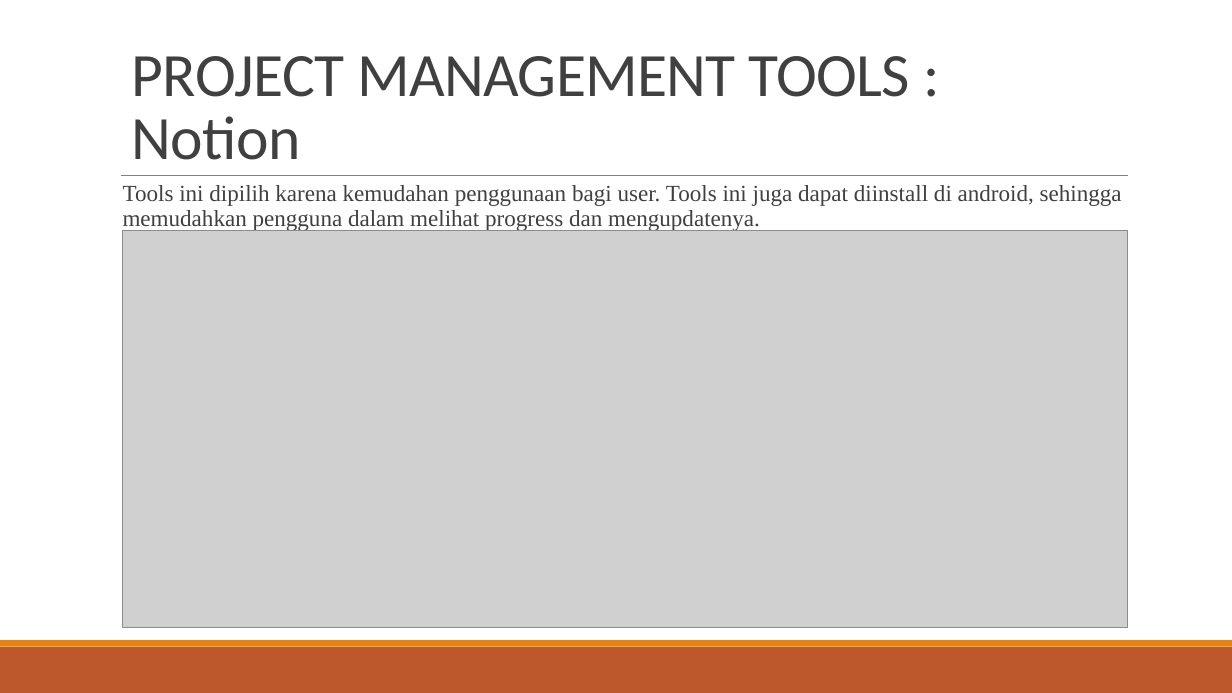
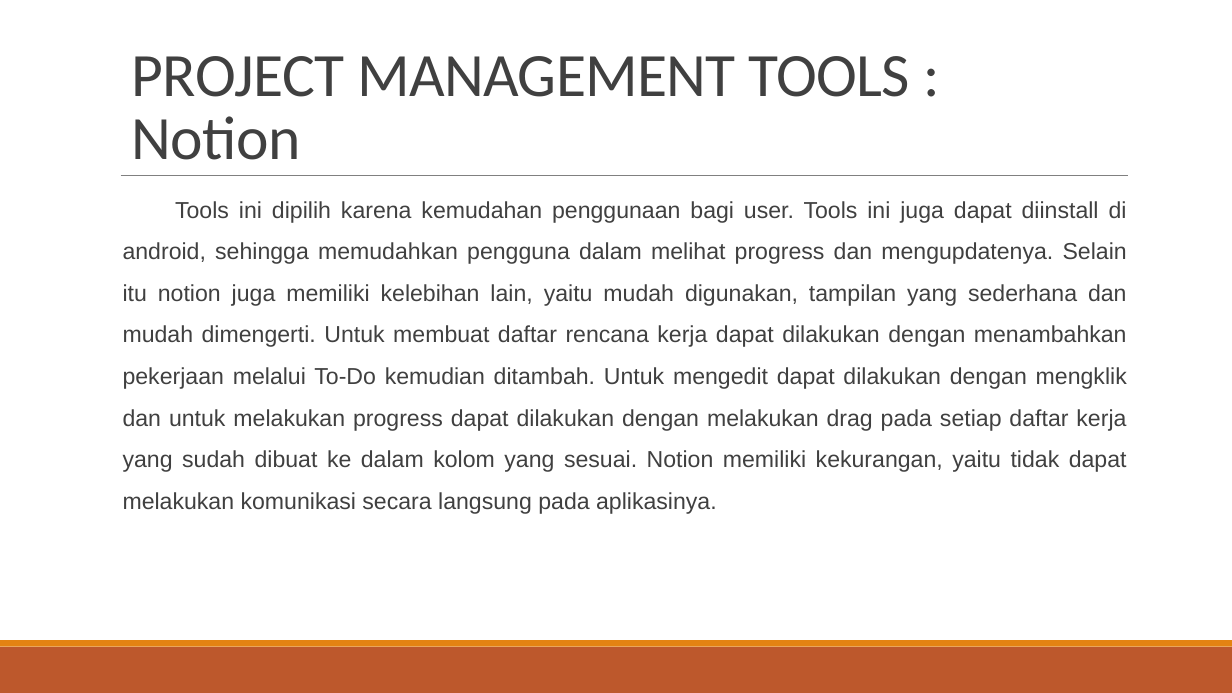
Before and after one commit to MaheswaraAW/-PPL4611, a slide deck: slide 8 of Aplikasi Catalog Board Game.pptx. Drawn at 1232x693 pixels with LibreOffice and Linux fonts; fonts in the diff are those of the drawing; grey boxes stand for pictures. Boxes give left, top, right and bottom in pixels: in the first picture for what was removed or moved away, otherwise in the second. Text is boxed around its words. In the diff, an @@ line names an element or a change of style, - is before the commit and + after.

```diff
--- a/Aplikasi Catalog Board Game.pptx
+++ b/Aplikasi Catalog Board Game.pptx
@@ text at (x1=123, y1=201, x2=1127, y2=514): text changed; font Times New Roman to Arial @@
-Tools ini dipilih karena kemudahan penggunaan bagi user. Tools ini juga dapat diinstall di android, sehingga memudahkan pengguna dalam melihat progress dan mengupdatenya.
+  Tools ini dipilih karena kemudahan penggunaan bagi user. Tools ini juga dapat diinstall di android, sehingga memudahkan pengguna dalam melihat progress dan mengupdatenya. Selain itu notion juga memiliki kelebihan lain, yaitu mudah digunakan, tampilan yang sederhana dan mudah dimengerti. Untuk membuat daftar rencana kerja dapat dilakukan dengan menambahkan pekerjaan melalui To-Do kemudian ditambah. Untuk mengedit dapat dilakukan dengan mengklik dan untuk melakukan progress dapat dilakukan dengan melakukan drag pada setiap daftar kerja yang sudah dibuat ke dalam kolom yang sesuai. Notion memiliki kekurangan, yaitu tidak dapat melakukan komunikasi secara langsung pada aplikasinya.
@@ picture removed at (x1=123, y1=231, x2=1128, y2=628) @@
```
Also in this commit, not shown: 1 slide added, 1 slide removed, 1 other file.
